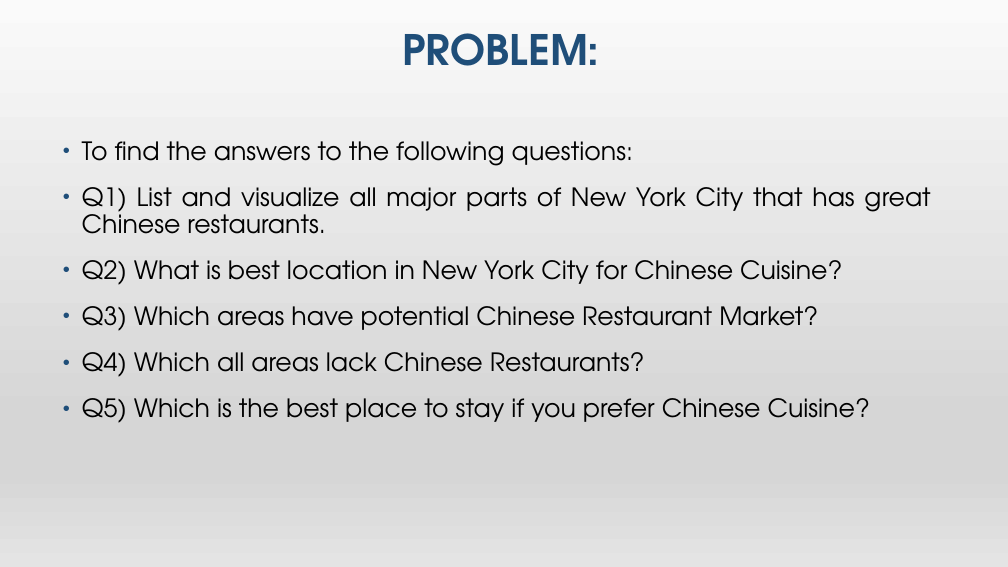
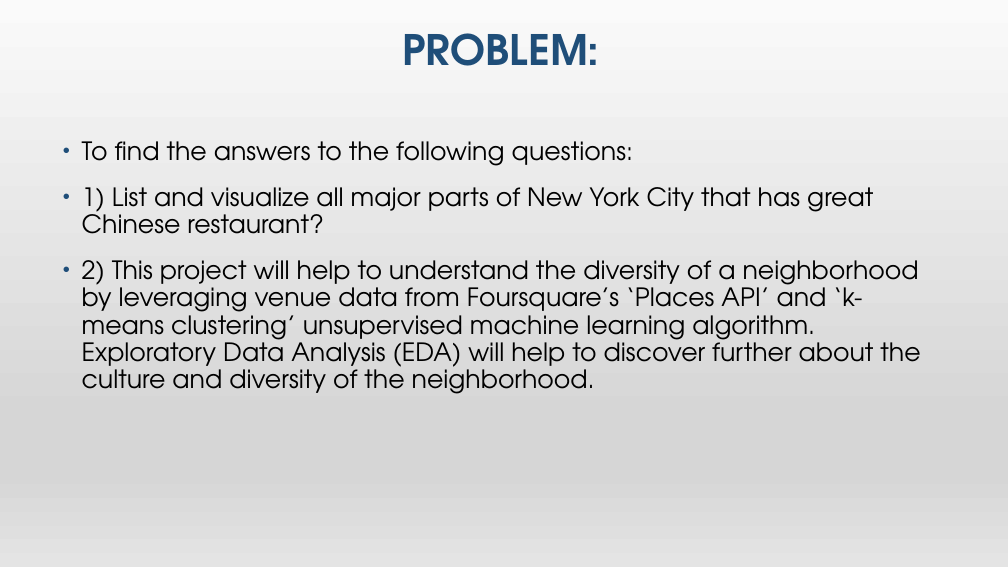
Before and after one commit to deepu0/IBM-Applied-Data-ScienceCapstone, a slide deck: slide 3 of Presentation - battle of neighborhood.pptx. Drawn at 1008x567 pixels with LibreOffice and Linux fonts; fonts in the diff are those of the drawing. Boxes give left, top, right and bottom in pixels: in the first picture for what was removed or moved away, otherwise in the second. Text is boxed around its words. In the diff, an @@ line names an element or a change of style, - is before the commit and + after.

```diff
--- a/Presentation - battle of neighborhood.pptx
+++ b/Presentation - battle of neighborhood.pptx
@@ text at box(82, 187, 920, 394): text changed @@
-• Q1) List and visualize all major parts of New York City that has great Chinese restaurants.
-• Q2) What is best location in New York City for Chinese Cuisine?
-• Q3) Which areas have potential Chinese Restaurant Market?
-• Q4) Which all areas lack Chinese Restaurants?
-• Q5) Which is the best place to stay if you prefer Chinese Cuisine?
+• 1) List and visualize all major parts of New York City that has great Chinese restaurant?
+• 2) This project will help to understand the diversity of a neighborhood by leveraging venue data from Foursquare’s ‘Places API’ and ‘k-means clustering’ unsupervised machine learning algorithm. Exploratory Data Analysis (EDA) will help to discover further about the culture and diversity of the neighborhood.
```
Also in this commit, not shown: 1 other slide changed.
